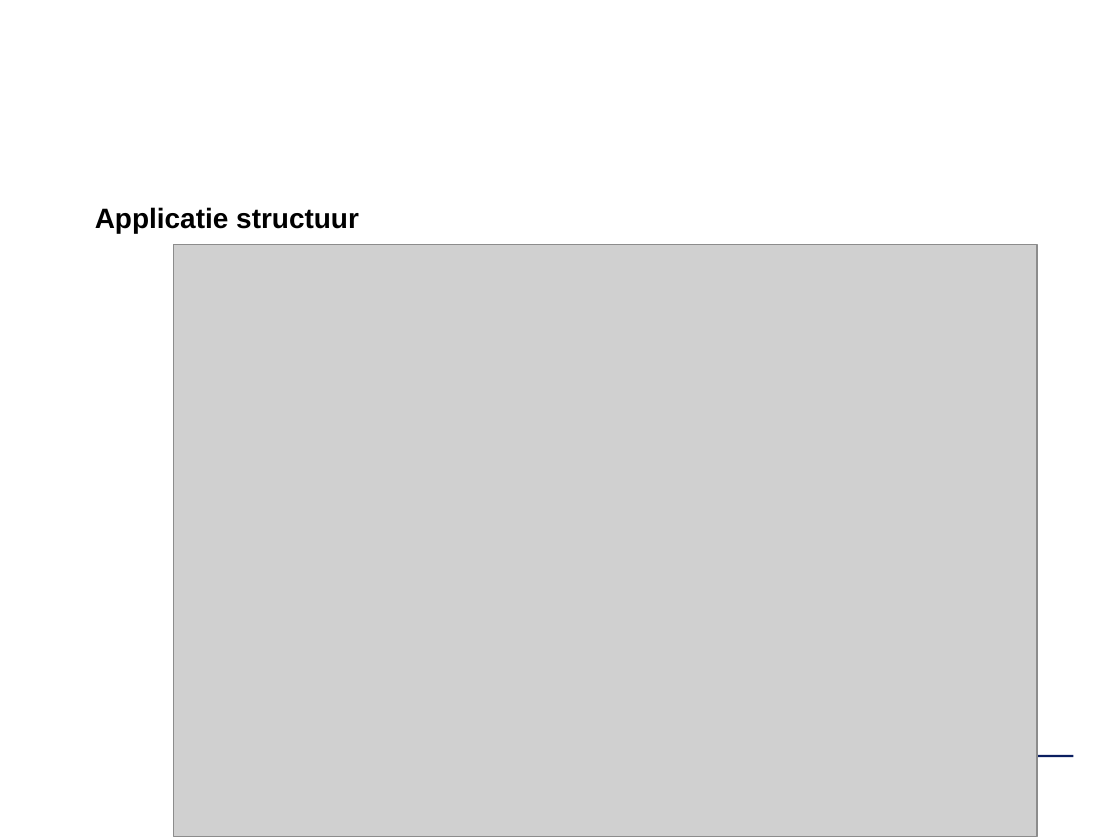
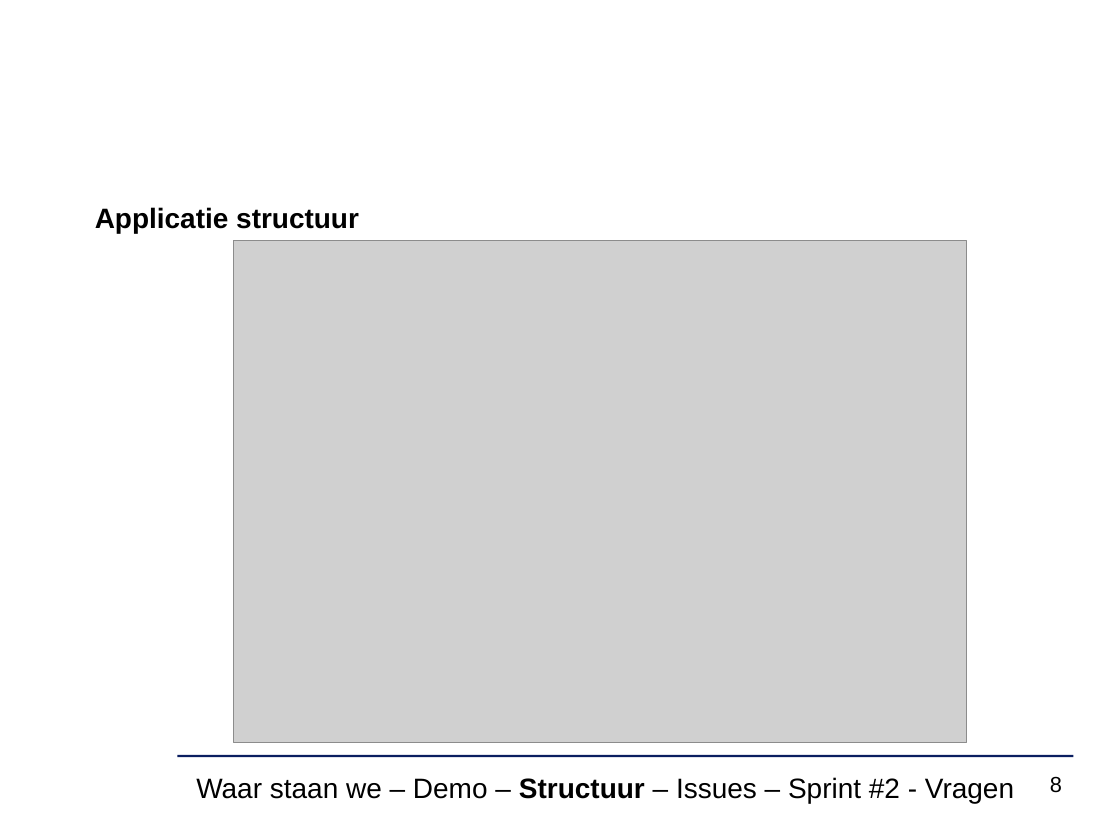
Before and after one commit to ghentlivinglab/Traffic-Travel-Time-Analyzer-4, a slide deck: slide 8 of Analyse/sprint1presentatie.pptx (slide 7 before the commit). Drawn at 1120x840 pixels with LibreOffice and Linux fonts; fonts in the diff are those of the drawing; grey boxes stand for pictures; background and template pictures are left out. Boxes give left, top, right and bottom in pixels: in the first picture for what was removed or moved away, otherwise in the second. Text is boxed around its words. In the diff, an @@ line names an element or a change of style, - is before the commit and + after.

Commit message:
update presentatie sprint 1

```diff
--- a/Analyse/sprint1presentatie.pptx
+++ b/Analyse/sprint1presentatie.pptx
@@ picture: place and size @@
-picture at <box>174,244,1037,837</box>
+picture at <box>234,241,967,744</box>
@@ text added at <box>196,777,1014,803</box>, 18 pt, text #000000 @@
+Waar staan we – Demo – Structuur – Issues – Sprint #2 - Vragen
@@ page number added at <box>1050,776,1062,793</box>, 14 pt, text #000000 @@
+8
```
Also in this commit, not shown: 11 other slides changed, 7 slides added, 3 slides removed.
